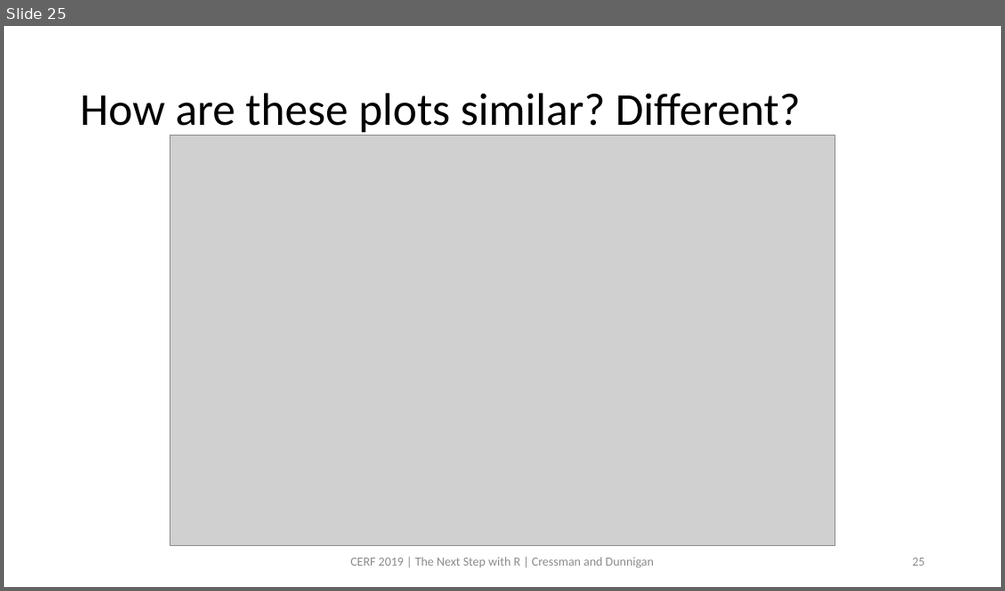
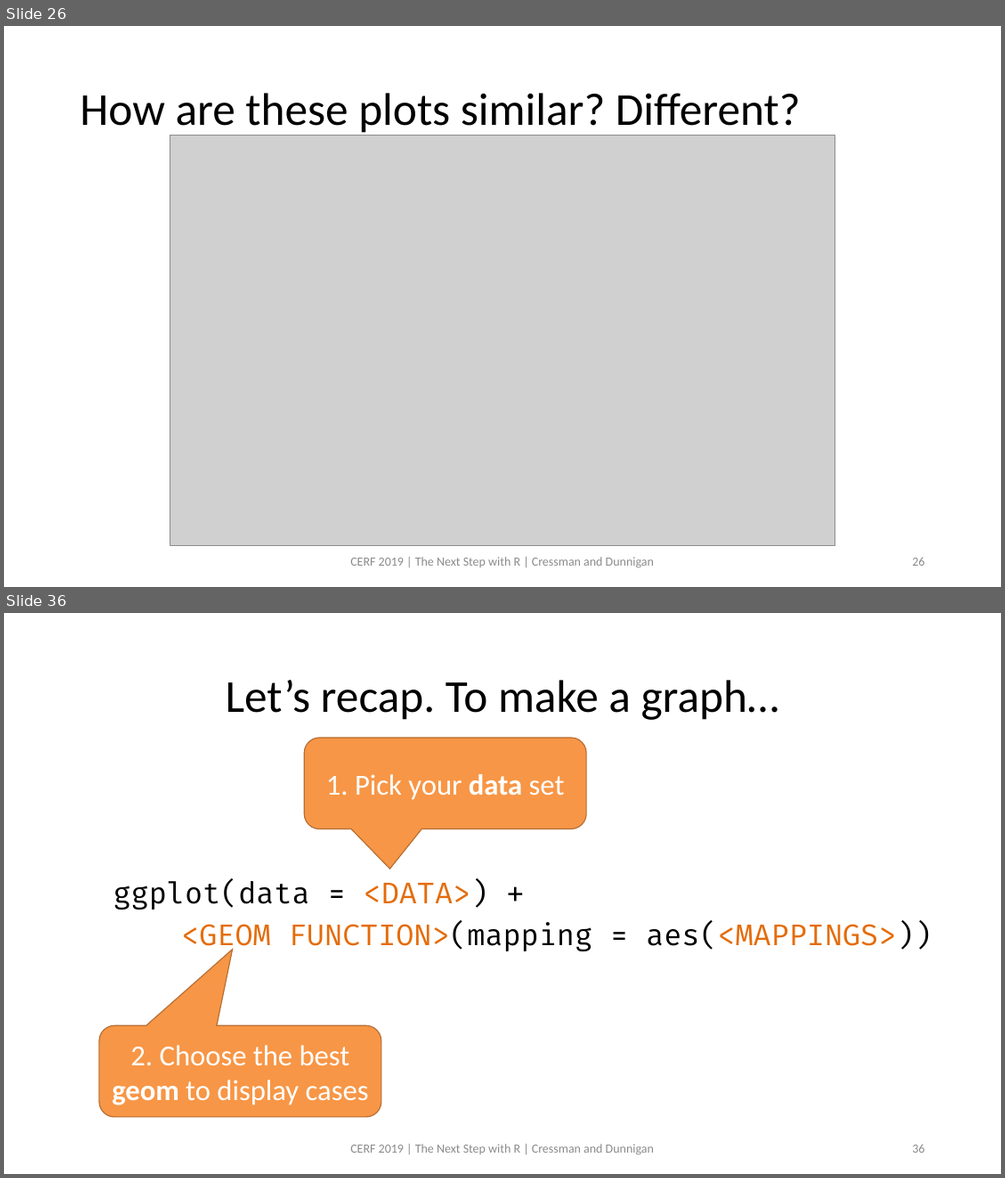
Before and after one commit to swmpkim/2019_CERF, a slide deck: slides/01_Visualize.pptx. Shown one above the other, each under a label of ours: slide 25 before the commit, slides 26 and 36 after it; the slides between them are not shown. The pictures are 1005x591 and 1005x1178 pixels, drawn with LibreOffice and Linux fonts; fonts in the diff are those of the drawing; grey boxes stand for pictures. Boxes give left, top, right and bottom in pixels: in the first picture for what was removed or moved away, otherwise in the second. Text is boxed around its words. In the diff, an @@ line names an element or a change of style, - is before the commit and + after.

```diff
--- a/slides/01_Visualize.pptx
+++ b/slides/01_Visualize.pptx
@@ slide 36 added at (4, 613, 1001, 1174), background #FFFFFF @@
@@ title added at (226, 680, 779, 720), 44 pt, text #000000 @@
+Let’s recap. To make a graph…
@@ rounded speech box added at (305, 738, 587, 829), fill #F79646, outline #B76F34 1 pt, 28 pt, text #FFFFFF @@
+1. Pick your data set
@@ text added at (113, 880, 931, 953), 28 pt, text #E46C0A @@
+ggplot(data = <DATA>) +
+<GEOM FUNCTION>(mapping = aes(<MAPPINGS>))
@@ rounded speech box added at (99, 1026, 380, 1117), fill #F79646, outline #B76F34 1 pt, 28 pt, text #FFFFFF @@
+2. Choose the best geom to display cases
@@ text added at (350, 1143, 654, 1155), 12 pt, text #8C8C8C @@
+CERF 2019 | The Next Step with R | Cressman and Dunnigan
@@ page number added at (912, 1144, 924, 1152), 12 pt, text #8C8C8C @@
+36
@@ what was slide 25 is now slide 26 @@
```
Also in this commit, not shown: 17 other slides added, 1 other file.
